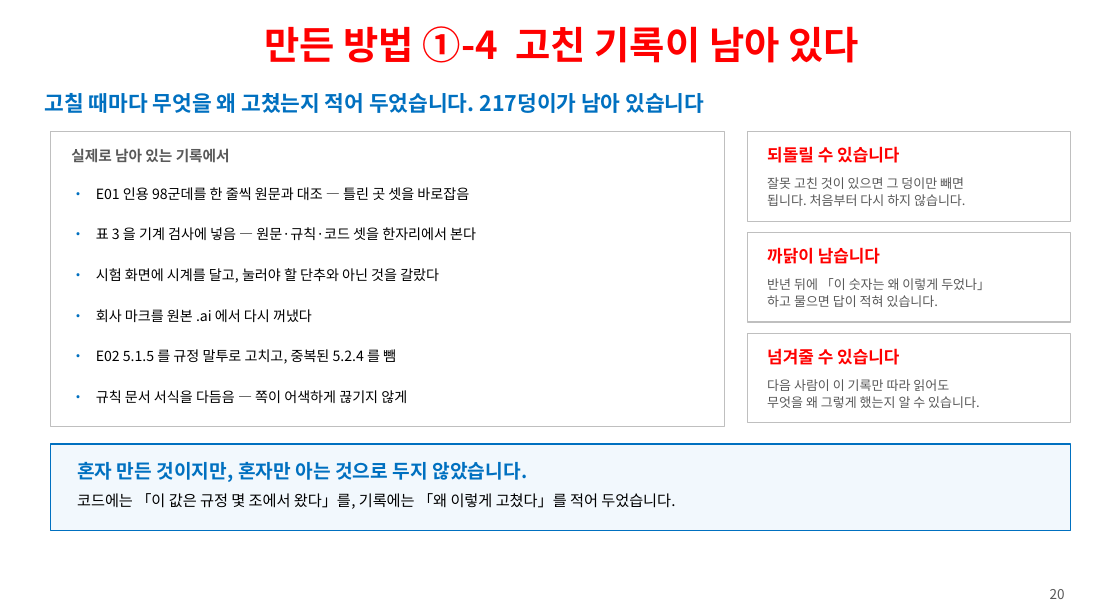
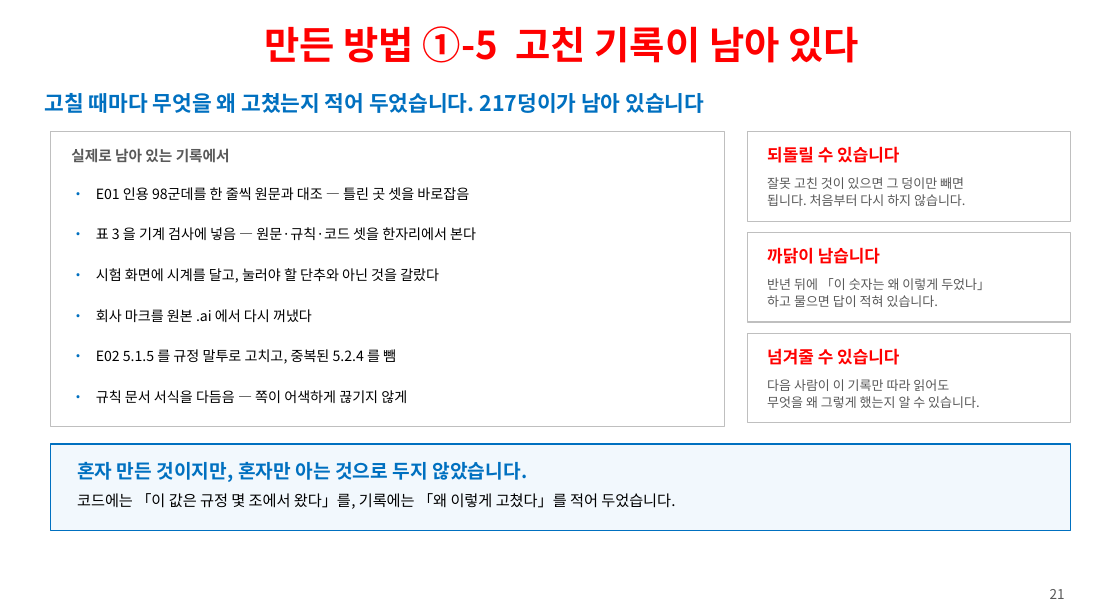
Before and after one commit to ys1277-sys/HIENDT-CBT, a slide deck: slide 21 of docs/발표자료-CBT-2026-08.pptx (slide 20 before the commit). Drawn at 1120x610 pixels with LibreOffice and Linux fonts; fonts in the diff are those of the drawing. Boxes give left, top, right and bottom in pixels: in the first picture for what was removed or moved away, otherwise in the second. Text is boxed around its words. In the diff, an @@ line names an element or a change of style, - is before the commit and + after.

```diff
--- a/docs/발표자료-CBT-2026-08.pptx
+++ b/docs/발표자료-CBT-2026-08.pptx
@@ text at (264, 26, 859, 63): text changed @@
-만든 방법 ①-4 고친 기록이 남아 있다
+만든 방법 ①-5 고친 기록이 남아 있다
@@ text at (1050, 589, 1065, 599): text changed @@
-20
+21
```
Also in this commit, not shown: 19 other slides changed, 1 slide added, 1 other file.
